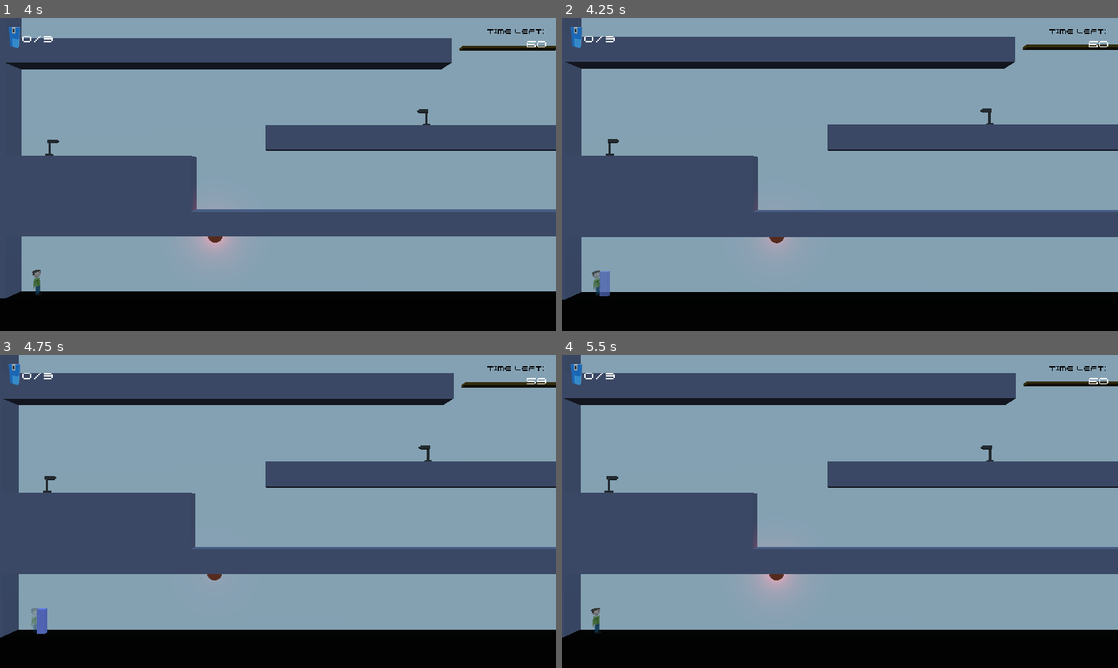
Above: before the commit, frames 1-4 (two rows, left to right).
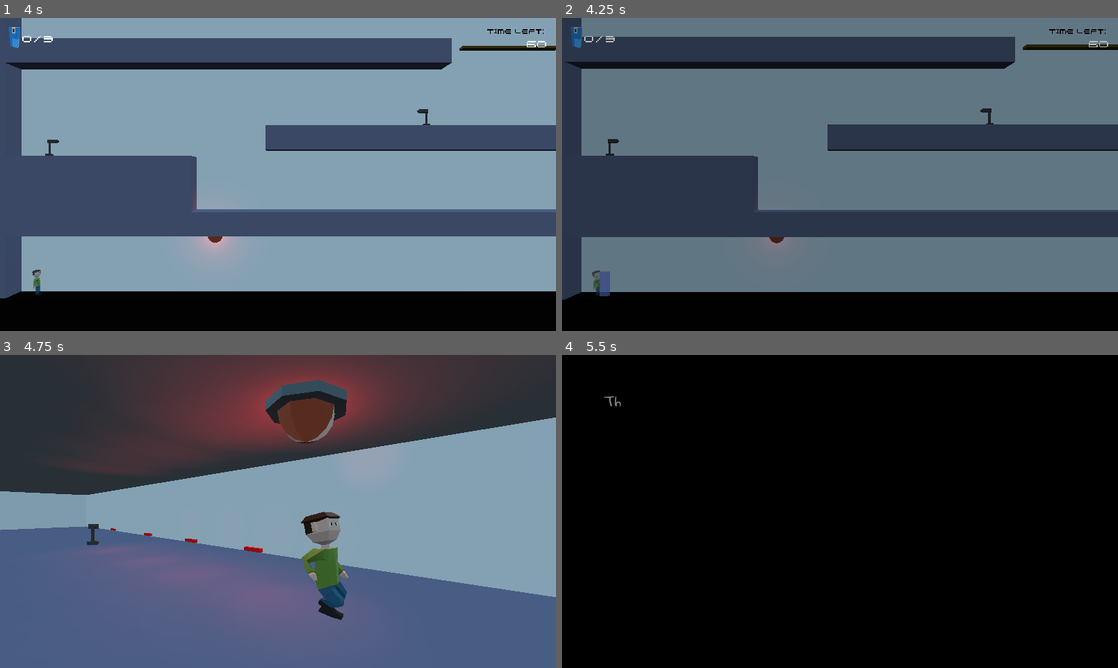
Above: after the commit, the same moments.

Repository: dsaltares/ludumdare-47
Game: Godot game, scene res://Main.tscn
Two runs of this game, one before a commit and one after it. Both use one fixed random seed, a clock stepped at 60 frames per second and the inputs below. Sound files missing from this copy of the repository are replaced by a short silence.
Inputs:
- Up to frame 1 (4 s): hold D (move_right) 0.53-1.28 s; tap N (new_run) every 0.75 s from 0.6 to 3.6 s; tap Space (jump) at 0.77, 1.52, 3.02, 3.77 s; tap Enter at 1.25 s; hold A (move_left) 1.28-2.03 s; hold D (move_right) 2.03-3.53 s; hold A (move_left) from 3.53 s (still down)
- Up to frame 2 (4.25 s): keep holding A (move_left); tap Escape (go_to_main_menu, bound only after the commit) at 4.15 s
- Up to frame 3 (4.75 s): keep holding A (move_left); tap N (new_run) at 4.35 s; tap Space (jump) at 4.52 s
- Up to frame 4 (5.5 s): keep holding A (move_left); tap N (new_run) at 5.1 s

Frame 1 is identical in both runs. In frame 2, 85% of the frame differs, in the area x 0-100%, y 0-90%; in frame 3, 82%; in frame 4, 88%, in the area x 0-100%, y 0-91%.
Error before the commit: Invalid get index '0' (on base: 'Array'). (res://Ghosts/Ghost.gd:35)

Commit message:
escape to go to main menu

Diff:
--- a/game/EventBus.gd
+++ b/game/EventBus.gd
@@ -3,6 +3,7 @@
 signal main_menu_done
 signal story_done
 signal game_over_done
+signal go_to_main_menu
 
 signal shake_requested
 signal player_kill_started
--- a/game/Screens/Game.gd
+++ b/game/Screens/Game.gd
@@ -29,6 +29,9 @@
 	if Input.is_action_just_pressed("new_run"):
 		level.dissolve_player()
 
+	if Input.is_action_just_pressed("go_to_main_menu"):
+		EventBus.emit_signal("go_to_main_menu")
+
 func on_level_ready() -> void:
 	camera.set_target(level.player)
 	GhostManager.start_recording()
--- a/game/Screens/ScreenManager.gd
+++ b/game/Screens/ScreenManager.gd
@@ -14,6 +14,7 @@
 	EventBus.connect("story_done", self, "_change_scene", [GameScene])
 	EventBus.connect("player_won", self, "_change_scene", [GameOverScene])
 	EventBus.connect("game_over_done", self, "_change_scene", [MainMenuScene])
+	EventBus.connect("go_to_main_menu", self, "_change_scene", [MainMenuScene])
 
 	_change_scene(MainMenuScene)
 
--- a/game/project.godot
+++ b/game/project.godot
@@ -114,6 +114,11 @@
 , Object(InputEventJoypadButton,"resource_local_to_scene":false,"resource_name":"","device":0,"button_index":1,"pressure":0.0,"pressed":false,"script":null)
  ]
 }
+go_to_main_menu={
+"deadzone": 0.5,
+"events": [ Object(InputEventKey,"resource_local_to_scene":false,"resource_name":"","device":0,"alt":false,"shift":false,"control":false,"meta":false,"command":false,"pressed":false,"scancode":16777217,"unicode":0,"echo":false,"script":null)
+ ]
+}
 
 [layer_names]
 
